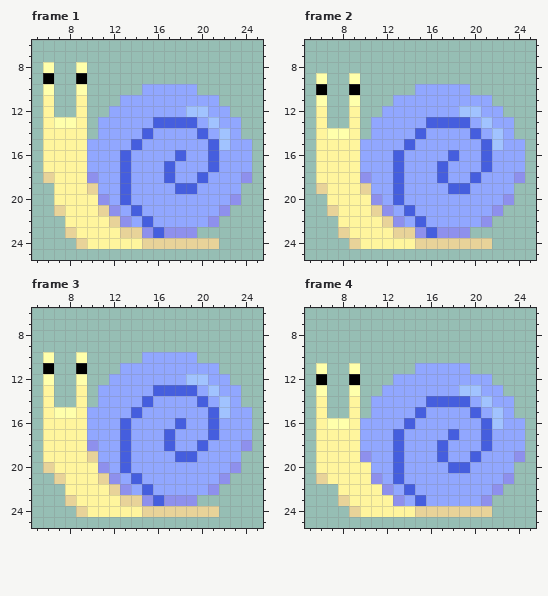
Pixel-art file -- The Fallen Guardian/Assets/Art/Characters/Enemies/Snail/Wander/Snail_Wander_Left.aseprite. The picture above is the old version.
32x32 pixels, 8 frames. Shown: frame 1: x 5..25, y 6..25; frame 2: x 5..25, y 6..25; frame 3: x 5..25, y 6..25; frame 4: x 5..25, y 6..25. The commit also changed other frames, which this record leaves out.
Once edited:
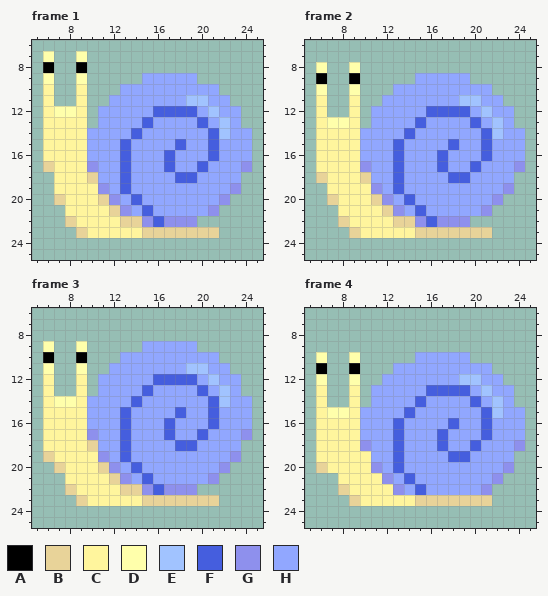
Palette (. is transparent): A #000000  B #e8d399  C #fff59d  D #ffffab  E #a1c3ff  F #455ede  G #8e90ed  H #91a7ff
What changed:
Changed rows in their new state; - is an unchanged pixel.
Frame 1, layers "Face", "Body", "Shell":
first column x 6:
 7 D--D---------------
 8 A--A---------------
 9 D--D-----HHHHH-----
10 C--C---HH-----HH---
11 ------H------EE-H--
12 -DD--H----FFFFHE-H-
13 -CC------FHHHHFHE--
14 ----H---FH----HF--H
15 -------FH---F---H--
16 -----------FH------
17 B---G---------FH--G
18 .---B------HFFH---.
19 ----CG------HH---G-
20 -B---BGHF-------G.-
21 -.---CBGHF-----G.--
22 --B---CBBGFGGG..---
23 --.B---CCBBBBBBB---
24 ---.............---
Frame 2, layers "Face", "Body", "Shell":
first column x 6:
 8 D--D---------------
 9 A--A-----HHHHH-----
10 D--D---HH-----HH---
11 C--C--H------EE-H--
12 -----H----FFFFHE-H-
13 -DD------FHHHHFHE--
14 -CC-H---FH----HF--H
15 -------FH---F---H--
16 -----------FH------
17 ----G---------FH--G
18 B---B------HFFH---.
19 .---CG------HH---G-
20 -B---BGHF-------G.-
21 -.---CBGHF-----G.--
22 --B---CBBGFGGG..---
23 --.B---CCBBBBBBB---
24 ---.............---
Frame 3, layers "Face", "Body", "Shell":
first column x 6:
 9 D--D-----HHHHH-----
10 A--A---HH-----HH---
11 D--D--H------EE-H--
12 C--C-H----FFFFHE-H-
13 ---------FHHHHFHE--
14 -DD-H---FH----HF--H
15 -CC----FH---F---H--
16 -----------FH------
17 ----G---------FH--G
18 ----B------HFFH---.
19 B---CG------HH---G-
20 .B---BGHF-------G.-
21 -.---CBGHF-----G.--
22 --B---CBBGFGGG..---
23 --.B---CCBBBBBBB---
24 ---.............---
Frame 4, layers "Face", "Body", "Shell":
first column x 6:
10 D--D-----HHHHH-----
11 A--A---HH-----HH---
12 D--D--H------EE-H--
13 C--C-H----FFFFHE-H-
14 ---------FHHHHFHE--
15 -DD-H---FH----HF--H
16 -CC----FH---F---H--
17 -----------FH------
18 ----G---------FH--G
19 ----C------HFFH---.
20 B----G------HH---G-
21 ..---CGHF-------G.-
22 --B---CGHF-----G.--
23 --.B---CCBBBBBBB---
24 ---.............---
